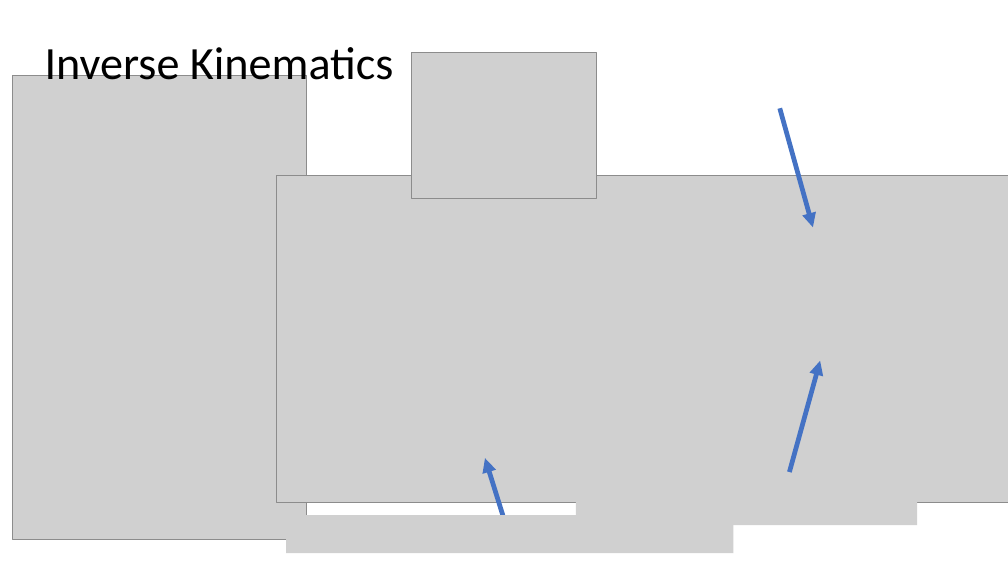
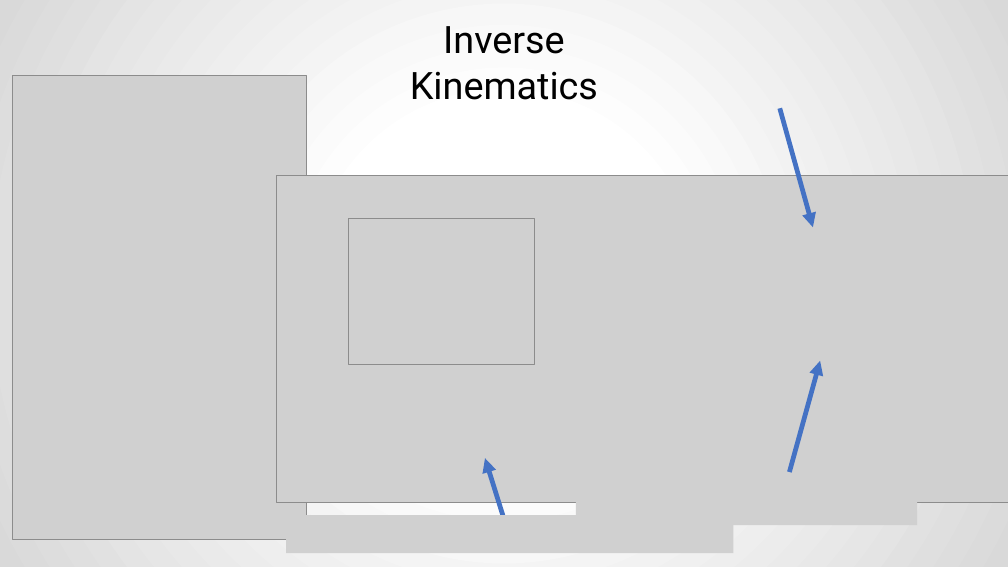
Before and after one commit to FSXAC/ELEC341, a slide deck: slide 4 of docs/report.pptx (slide 3 before the commit). Drawn at 1008x567 pixels with LibreOffice and Linux fonts; fonts in the diff are those of the drawing; grey boxes stand for pictures. Boxes give left, top, right and bottom in pixels: in the first picture for what was removed or moved away, otherwise in the second. Text is boxed around its words. In the diff, an @@ line names an element or a change of style, - is before the commit and + after.

```diff
--- a/docs/report.pptx
+++ b/docs/report.pptx
@@ background #FFFFFF to gradient #FFFFFF to #D9D9D9 @@
@@ text "Inverse Kinematics" moved from (x1=45, y1=47, x2=394, y2=90) to (x1=410, y1=26, x2=598, y2=100) @@
@@ text "Inverse Kinematics" at (x1=410, y1=26, x2=598, y2=100): size 44 to 36 pt, font Calibri to Roboto; alignment left to centre; line spacing 0.9 to 1; vertical alignment middle to top @@
@@ picture moved from (x1=411, y1=53, x2=597, y2=199) to (x1=349, y1=219, x2=535, y2=364) @@
```
Also in this commit, not shown: 7 other slides changed, 3 slides added, 1 slide removed, 5 other files.
